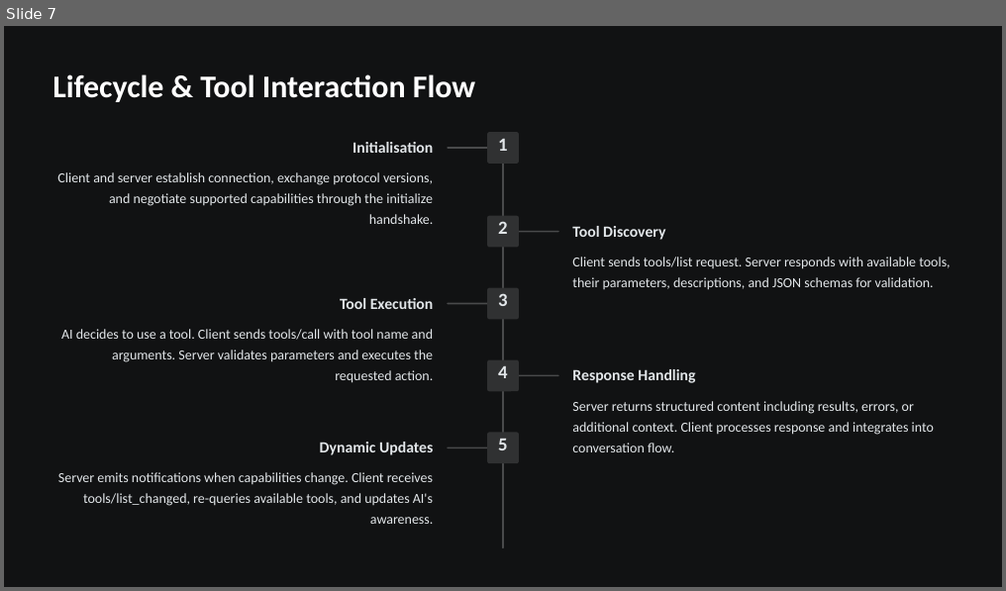
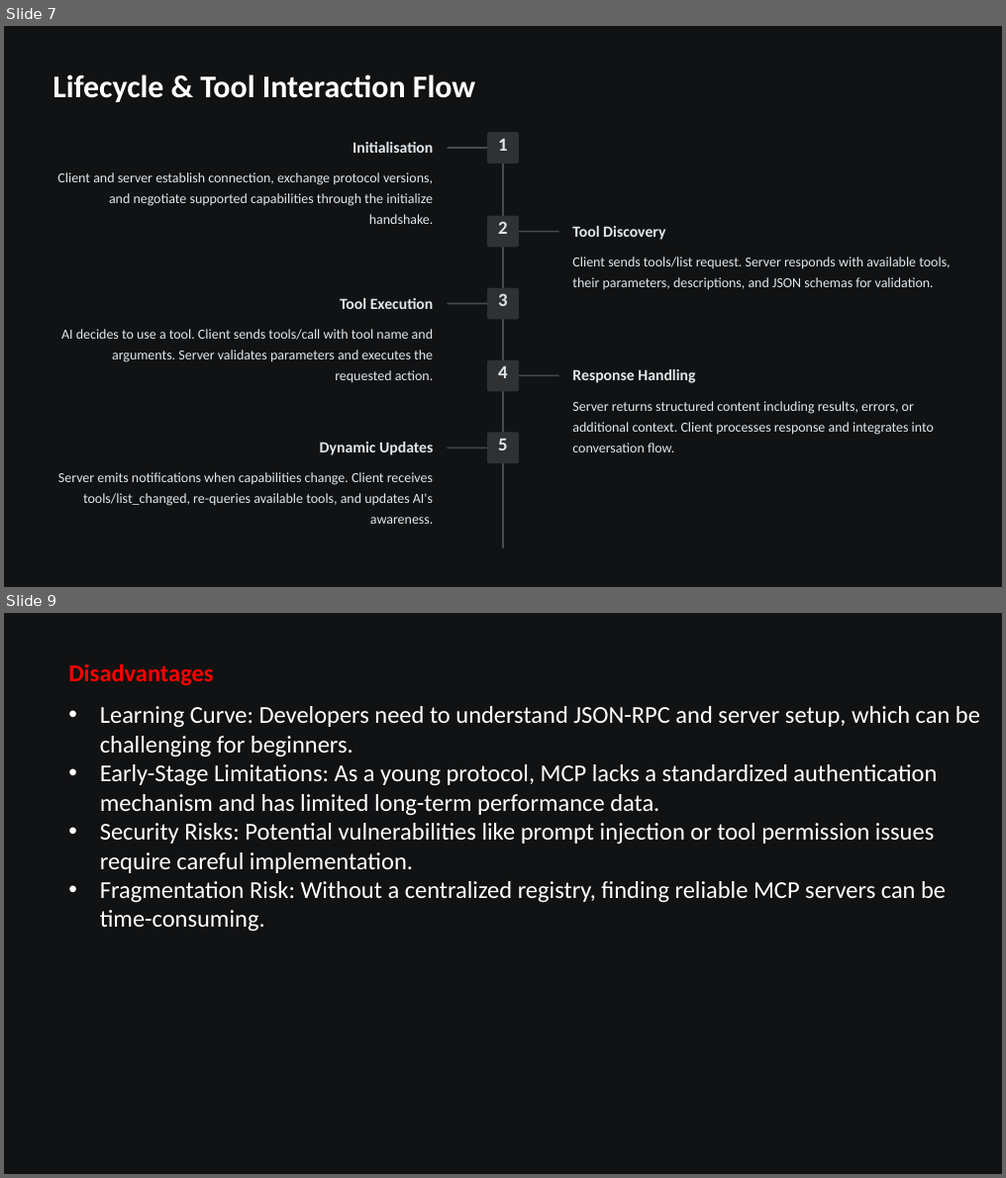
Before and after one commit to makaveli006/mcp_seminar_ppt, a slide deck: Model-Context-Protocol-MCP.pptx. Shown one above the other, each under a label of ours: slide 7 before the commit, slides 7 and 9 after it; the slides between them are not shown. The pictures are 1006x591 and 1006x1178 pixels, drawn with LibreOffice and Linux fonts; fonts in the diff are those of the drawing; background and template pictures are left out. Boxes give left, top, right and bottom in pixels: in the first picture for what was removed or moved away, otherwise in the second. Text is boxed around its words. In the diff, an @@ line names an element or a change of style, - is before the commit and + after.

```diff
--- a/Model-Context-Protocol-MCP.pptx
+++ b/Model-Context-Protocol-MCP.pptx
@@ slide 9 added at (x1=4, y1=613, x2=1002, y2=1174), background #FFFFFF; not listed: 1 template element that a slide beside it also shows @@
@@ text added at (x1=68, y1=663, x2=213, y2=685), 28 pt, text #FF0000, bold @@
+Disadvantages
@@ text added at (x1=100, y1=706, x2=980, y2=932), 28 pt, text #FFFFFF @@
+• Learning Curve: Developers need to understand JSON-RPC and server setup, which can be challenging for beginners.
+• Early-Stage Limitations: As a young protocol, MCP lacks a standardized authentication mechanism and has limited long-term performance data.
+• Security Risks: Potential vulnerabilities like prompt injection or tool permission issues require careful implementation.
+• Fragmentation Risk: Without a centralized registry, finding reliable MCP servers can be time-consuming.
```
Also in this commit, not shown: 1 other slide added, 3 slides removed.
